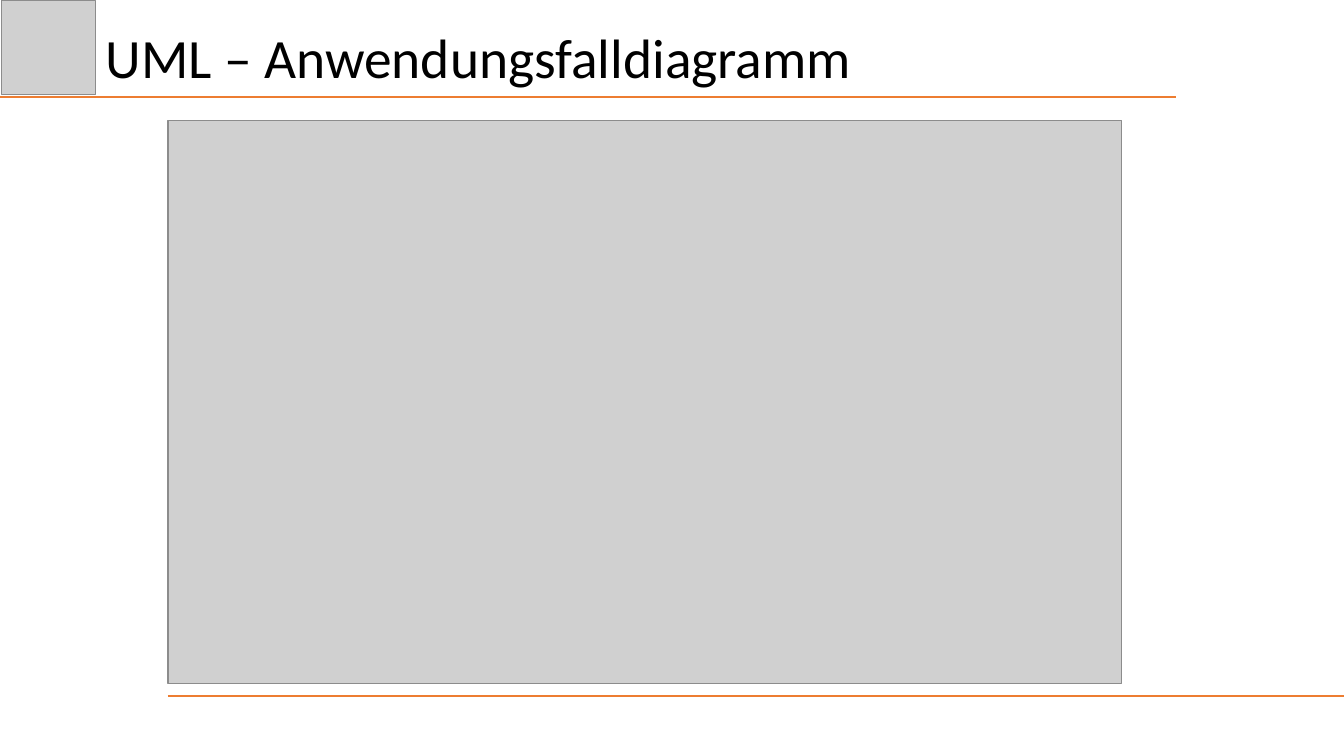
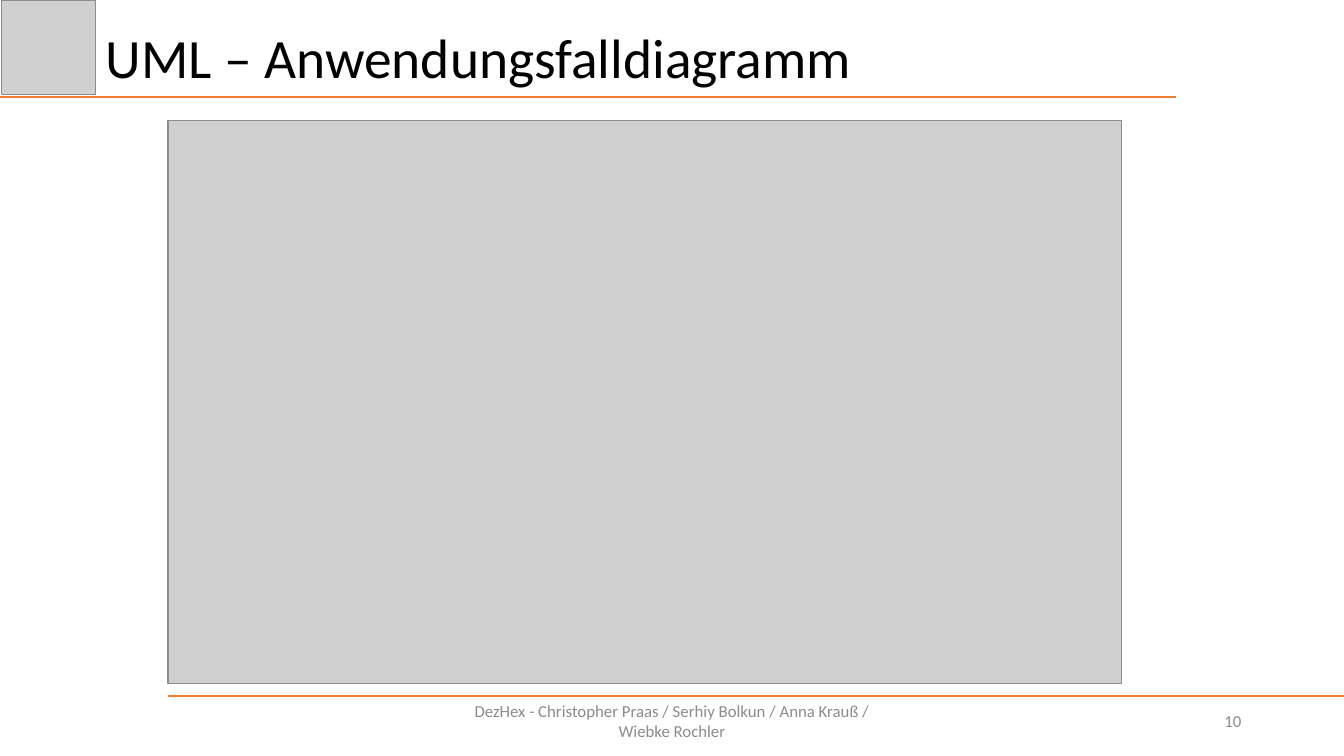
Before and after one commit to Schnitzel128/sejava, a slide deck: slide 10 of Präsentation/DezHex.pptx. Drawn at 1344x756 pixels with LibreOffice and Linux fonts; fonts in the diff are those of the drawing; grey boxes stand for pictures. Boxes give left, top, right and bottom in pixels: in the first picture for what was removed or moved away, otherwise in the second. Text is boxed around its words. In the diff, an @@ line names an element or a change of style, - is before the commit and + after.

```diff
--- a/Präsentation/DezHex.pptx
+++ b/Präsentation/DezHex.pptx
@@ text added at (475,705,859,737), 12 pt, text #8C8C8C @@
+DezHex - Christopher Praas / Serhiy Bolkun / Anna Krauß / Wiebke Rochler
@@ page number added at (1224,716,1241,727), 12 pt, text #8C8C8C @@
+10
```
Also in this commit, not shown: 18 other slides changed, 4 slides added, 5 slides removed, 1 other file.
